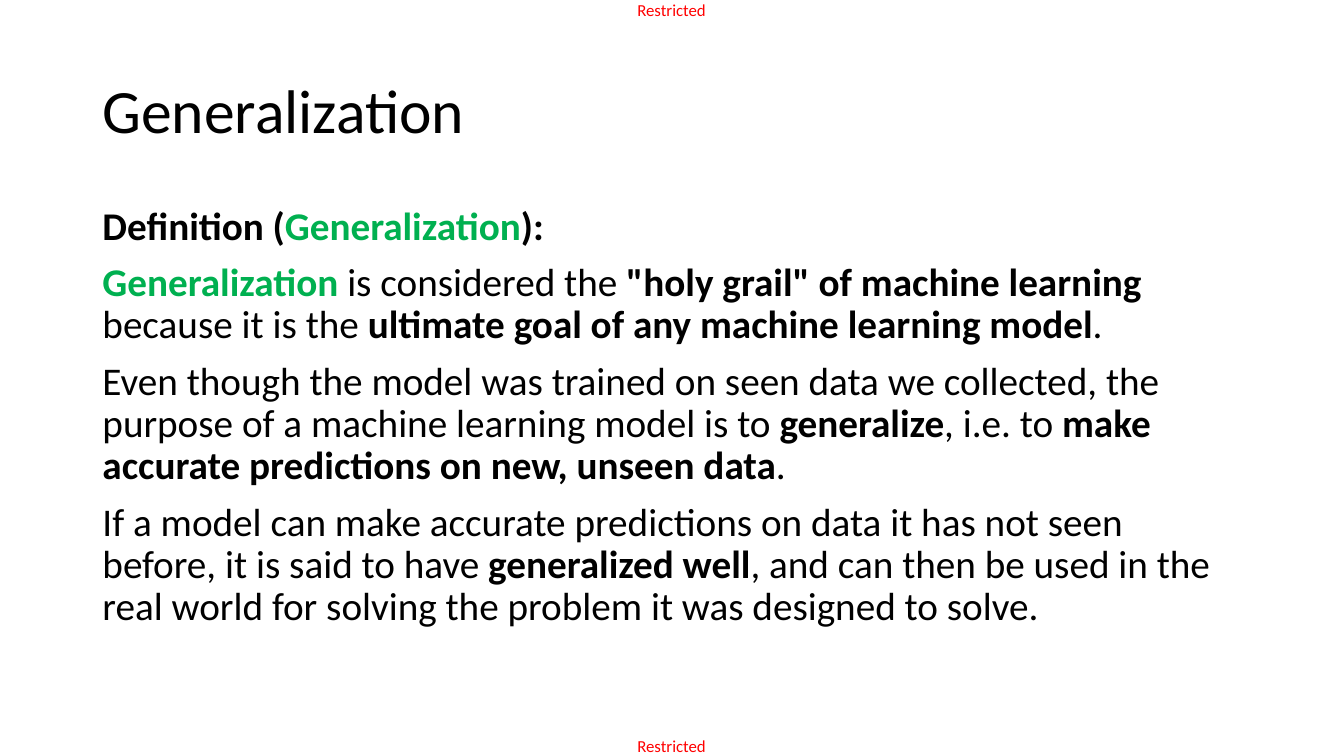
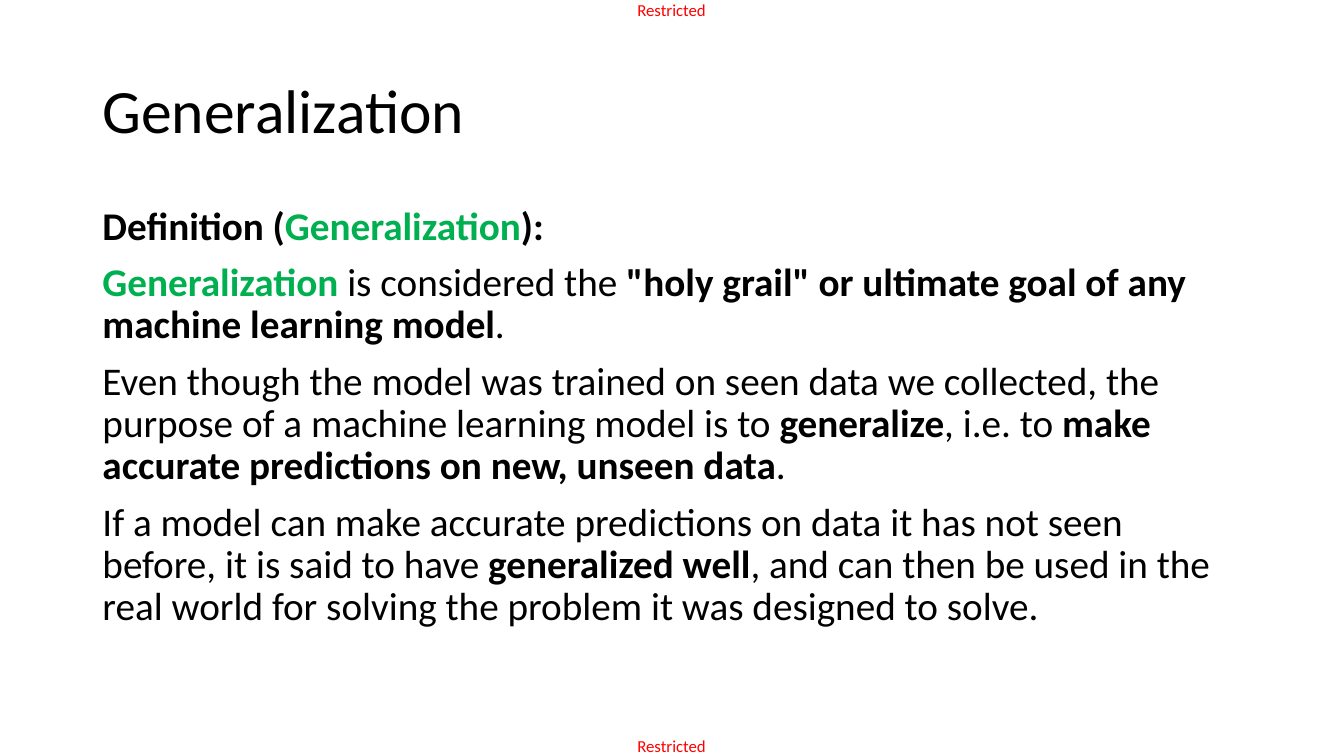
Before and after one commit to matthieudemari/SUTD_DL_50_039, a slide deck: slide 25 of W1/2. W1S2 final/W1S2.pptx (slide 26 before the commit). Drawn at 1344x756 pixels with LibreOffice and Linux fonts; fonts in the diff are those of the drawing. Boxes give left, top, right and bottom in pixels: in the first picture for what was removed or moved away, otherwise in the second. Text is boxed around its words. In the diff, an @@ line names an element or a change of style, - is before the commit and + after.

```diff
--- a/W1/2. W1S2 final/W1S2.pptx
+++ b/W1/2. W1S2 final/W1S2.pptx
@@ text at (102, 268, 1186, 345): text changed @@
-Generalization is considered the "holy grail" of machine learning because it is the ultimate goal of any machine learning model.
+Generalization is considered the "holy grail" or ultimate goal of any machine learning model.
```
Also in this commit, not shown: 12 other slides changed, 1 slide added, 1 slide removed, 8 other files.
